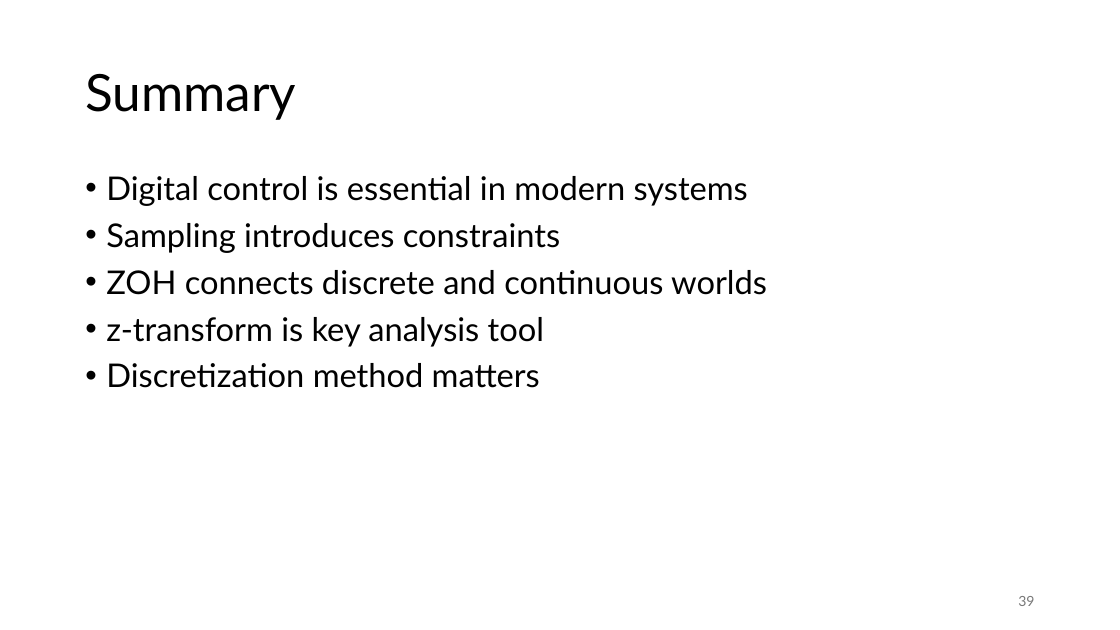
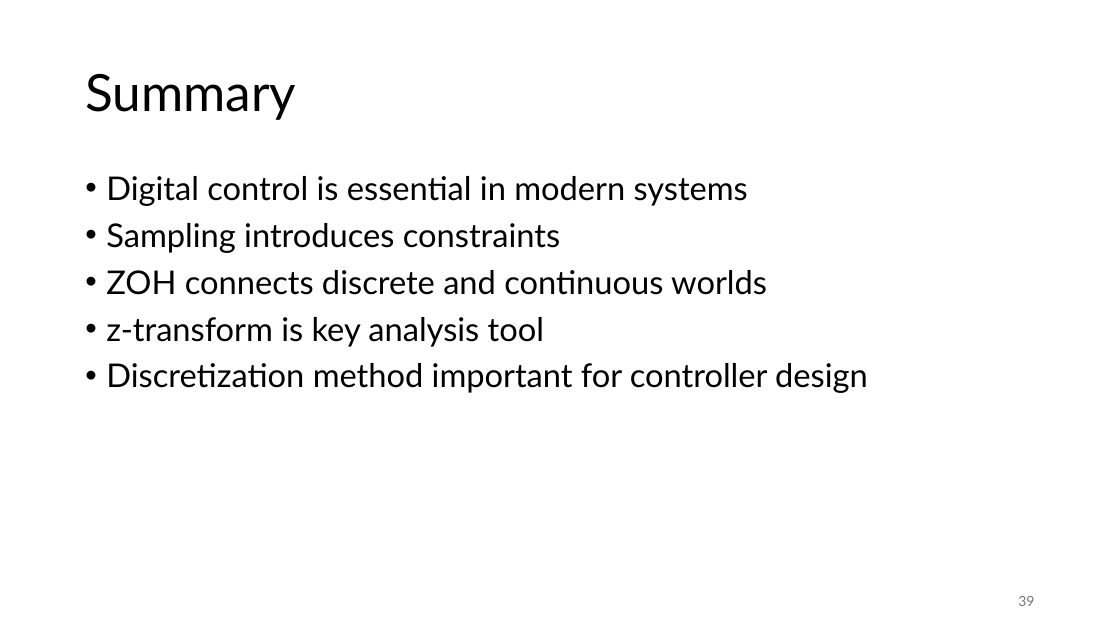
Before and after one commit to FelixWick/control_engineering, a slide deck: slide 39 of slides/6_discrete_controllers.pptx. Drawn at 1120x630 pixels with LibreOffice and Linux fonts; fonts in the diff are those of the drawing. Boxes give left, top, right and bottom in pixels: in the first picture for what was removed or moved away, otherwise in the second. Text is boxed around its words. In the diff, an @@ line names an element or a change of style, - is before the commit and + after.

```diff
--- a/slides/6_discrete_controllers.pptx
+++ b/slides/6_discrete_controllers.pptx
@@ text at (106,363,868,393): text changed @@
-• Discretization method matters
+• Discretization method important for controller design
```
Also in this commit, not shown: 8 other slides changed, 3 slides added, 3 slides removed, 2 other files.
